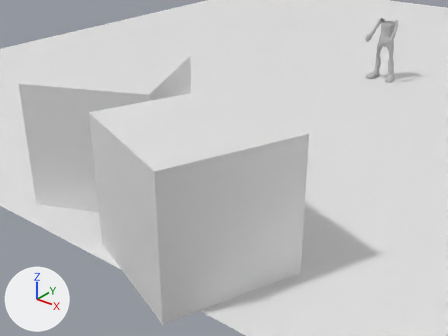
An edit to the Blender file Assets/FBX/player_viewmodel.blend, drawn before and after from the same camera.
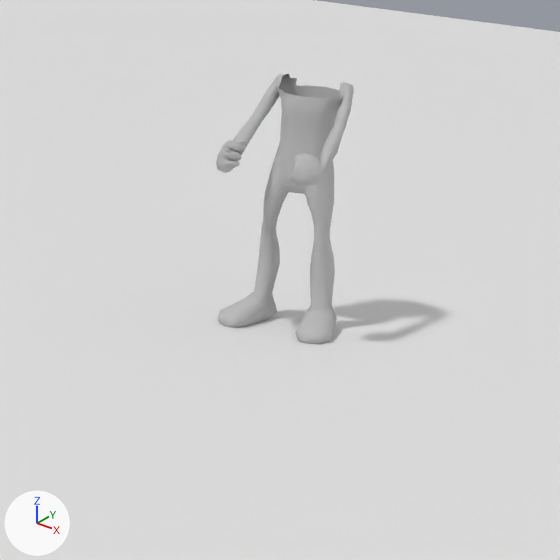
Each version is shown whole from a 50 mm lens placed at (18.09, -40.96, 13.71), pointed at (-0.43, -17.81, -0.64), then close up on the part from 70% to 100% of the width and 0% to 40% of the height. Every picture has the same lights, and +X, +Y and +Z are marked at lower left. Both versions are drawn at frame 0 of the action 'Camera_Idle'; the numbers are the values there.

Names of what the first close-up shows: 'Plane', 'body:RoadKillOut'.
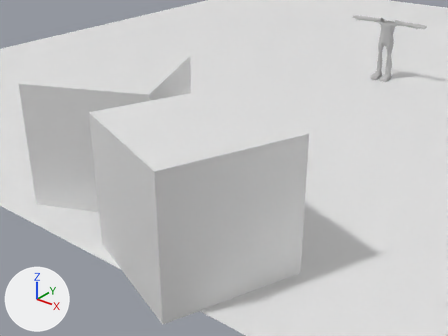
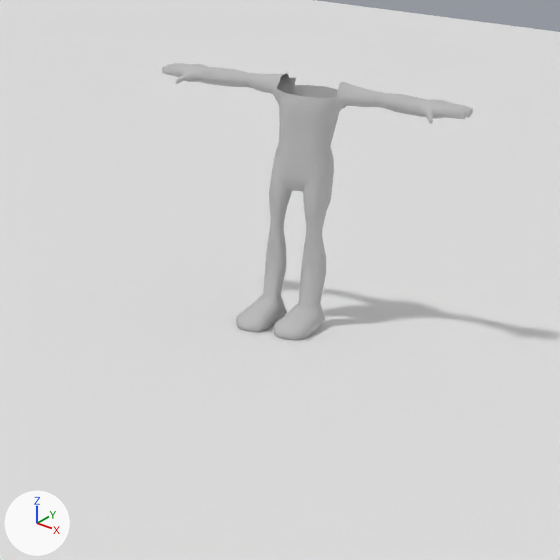
Where the change shows, as pixel boxes (x1, y1, x2, y2) in the close-ups (560 x 560 px):
'body:RoadKillOut', posed (124% wider): before (216, 74, 354, 344); after (162, 63, 473, 340)

Patch to the scene script:
```diff
--- a/Assets/FBX/player_viewmodel.blend.py
+++ b/Assets/FBX/player_viewmodel.blend.py
@@ bone_thumb_01_l @@
 bone_thumb_01_l = bpy.data.objects['rig'].pose.bones['thumb.01.L']  # child of 'MCH-thumb.01.L'
-bone_thumb_01_l.rotation_quaternion = (0.99, 0.138, -0.003, 0.014)  # degrees (16, -1, 2)
+bone_thumb_01_l.rotation_quaternion = (1.0, 0.0, 0.0, 0.0)  # degrees (0, 0, 0)
@@ bone_thumb_02_l @@
 bone_thumb_02_l = bpy.data.objects['rig'].pose.bones['thumb.02.L']  # child of 'MCH-thumb.02.L'
-bone_thumb_02_l.rotation_quaternion = (0.965, 0.18, -0.157, 0.112)  # degrees (19, -20, 10)
+bone_thumb_02_l.rotation_quaternion = (1.0, 0.0, 0.0, 0.0)  # degrees (0, 0, 0)
@@ bone_thumb_03_l @@
 bone_thumb_03_l = bpy.data.objects['rig'].pose.bones['thumb.03.L']  # child of 'MCH-thumb.03.L'
-bone_thumb_03_l.rotation_quaternion = (0.95, 0.188, -0.177, 0.177)  # degrees (19, -24, 17)
+bone_thumb_03_l.rotation_quaternion = (1.0, 0.0, 0.0, 0.0)  # degrees (0, 0, 0)
@@ bone_f_middle_01_l @@
 bone_f_middle_01_l = bpy.data.objects['rig'].pose.bones['f_middle.01.L']  # child of 'MCH-f_middle.01.L'
-bone_f_middle_01_l.rotation_quaternion = (0.989, 0.15, 0.0, 0.0)  # degrees (17, 0, 0)
+bone_f_middle_01_l.rotation_quaternion = (1.0, 0.0, 0.0, 0.0)  # degrees (0, 0, 0)
@@ bone_f_middle_02_l @@
 bone_f_middle_02_l = bpy.data.objects['rig'].pose.bones['f_middle.02.L']  # child of 'MCH-f_middle.02.L'
-bone_f_middle_02_l.rotation_quaternion = (0.598, 0.801, 0.0, 0.0)  # degrees (107, 0, 0)
+bone_f_middle_02_l.rotation_quaternion = (1.0, 0.0, 0.0, 0.0)  # degrees (0, 0, 0)
@@ bone_f_middle_03_l @@
 bone_f_middle_03_l = bpy.data.objects['rig'].pose.bones['f_middle.03.L']  # child of 'MCH-f_middle.03.L'
-bone_f_middle_03_l.rotation_quaternion = (0.832, 0.554, 0.0, 0.0)  # degrees (67, 0, 0)
+bone_f_middle_03_l.rotation_quaternion = (1.0, 0.0, 0.0, 0.0)  # degrees (0, 0, 0)
@@ bone_f_ring_01_l @@
 bone_f_ring_01_l = bpy.data.objects['rig'].pose.bones['f_ring.01.L']  # child of 'MCH-f_ring.01.L'
-bone_f_ring_01_l.rotation_quaternion = (0.989, 0.15, 0.0, 0.0)  # degrees (17, 0, 0)
+bone_f_ring_01_l.rotation_quaternion = (1.0, 0.0, 0.0, 0.0)  # degrees (0, 0, 0)
@@ bone_f_ring_02_l @@
 bone_f_ring_02_l = bpy.data.objects['rig'].pose.bones['f_ring.02.L']  # child of 'MCH-f_ring.02.L'
-bone_f_ring_02_l.rotation_quaternion = (0.527, 0.85, 0.0, 0.0)  # degrees (116, 0, 0)
+bone_f_ring_02_l.rotation_quaternion = (1.0, 0.0, 0.0, 0.0)  # degrees (0, 0, 0)
@@ bone_f_ring_03_l @@
 bone_f_ring_03_l = bpy.data.objects['rig'].pose.bones['f_ring.03.L']  # child of 'MCH-f_ring.03.L'
-bone_f_ring_03_l.rotation_quaternion = (0.883, 0.418, 0.071, -0.204)  # degrees (48, 17, -18)
+bone_f_ring_03_l.rotation_quaternion = (1.0, 0.0, 0.0, 0.0)  # degrees (0, 0, 0)
@@ bone_f_pinky_01_l @@
 bone_f_pinky_01_l = bpy.data.objects['rig'].pose.bones['f_pinky.01.L']  # child of 'MCH-f_pinky.01.L'
-bone_f_pinky_01_l.rotation_quaternion = (0.866, 0.493, -0.089, -0.011)  # degrees (60, -8, -6)
+bone_f_pinky_01_l.rotation_quaternion = (1.0, 0.0, 0.0, 0.0)  # degrees (0, 0, 0)
@@ bone_f_pinky_02_l @@
 bone_f_pinky_02_l = bpy.data.objects['rig'].pose.bones['f_pinky.02.L']  # child of 'MCH-f_pinky.02.L'
-bone_f_pinky_02_l.rotation_quaternion = (0.639, 0.769, 0.0, 0.0)  # degrees (101, 0, 0)
+bone_f_pinky_02_l.rotation_quaternion = (1.0, 0.0, 0.0, 0.0)  # degrees (0, 0, 0)
@@ bone_thumb_01_r @@
 bone_thumb_01_r = bpy.data.objects['rig'].pose.bones['thumb.01.R']  # child of 'MCH-thumb.01.R'
-bone_thumb_01_r.rotation_quaternion = (0.989, 0.093, 0.089, -0.078)  # degrees (10, 11, -8)
+bone_thumb_01_r.rotation_quaternion = (1.0, 0.0, 0.0, 0.0)  # degrees (0, 0, 0)
@@ bone_thumb_02_r @@
 bone_thumb_02_r = bpy.data.objects['rig'].pose.bones['thumb.02.R']  # child of 'MCH-thumb.02.R'
-bone_thumb_02_r.rotation_quaternion = (0.967, 0.23, 0.107, -0.021)  # degrees (27, 12, 0)
+bone_thumb_02_r.rotation_quaternion = (1.0, 0.0, 0.0, 0.0)  # degrees (0, 0, 0)
@@ bone_thumb_03_r @@
 bone_thumb_03_r = bpy.data.objects['rig'].pose.bones['thumb.03.R']  # child of 'MCH-thumb.03.R'
-bone_thumb_03_r.rotation_quaternion = (0.933, 0.021, 0.254, 0.254)  # degrees (11, 28, 33)
+bone_thumb_03_r.rotation_quaternion = (1.0, 0.0, 0.0, 0.0)  # degrees (0, 0, 0)
@@ bone_f_middle_02_r @@
 bone_f_middle_02_r = bpy.data.objects['rig'].pose.bones['f_middle.02.R']  # child of 'MCH-f_middle.02.R'
-bone_f_middle_02_r.rotation_quaternion = (0.643, 0.764, 0.052, 0.0)  # degrees (100, 4, 5)
+bone_f_middle_02_r.rotation_quaternion = (1.0, 0.0, 0.0, 0.0)  # degrees (0, 0, 0)
@@ bone_f_middle_03_r @@
 bone_f_middle_03_r = bpy.data.objects['rig'].pose.bones['f_middle.03.R']  # child of 'MCH-f_middle.03.R'
-bone_f_middle_03_r.rotation_quaternion = (0.746, 0.666, 0.004, 0.004)  # degrees (83, 0, 1)
+bone_f_middle_03_r.rotation_quaternion = (1.0, 0.0, 0.0, 0.0)  # degrees (0, 0, 0)
@@ bone_f_ring_02_r @@
 bone_f_ring_02_r = bpy.data.objects['rig'].pose.bones['f_ring.02.R']  # child of 'MCH-f_ring.02.R'
-bone_f_ring_02_r.rotation_quaternion = (0.567, 0.824, 0.001, 0.004)  # degrees (111, 0, 0)
+bone_f_ring_02_r.rotation_quaternion = (1.0, 0.0, 0.0, 0.0)  # degrees (0, 0, 0)
@@ bone_f_ring_03_r @@
 bone_f_ring_03_r = bpy.data.objects['rig'].pose.bones['f_ring.03.R']  # child of 'MCH-f_ring.03.R'
-bone_f_ring_03_r.rotation_quaternion = (0.859, 0.5, 0.047, 0.101)  # degrees (60, -1, 13)
+bone_f_ring_03_r.rotation_quaternion = (1.0, 0.0, 0.0, 0.0)  # degrees (0, 0, 0)
@@ bone_f_pinky_01_r @@
 bone_f_pinky_01_r = bpy.data.objects['rig'].pose.bones['f_pinky.01.R']  # child of 'MCH-f_pinky.01.R'
-bone_f_pinky_01_r.rotation_quaternion = (0.887, 0.461, 0.0, 0.0)  # degrees (55, 0, 0)
+bone_f_pinky_01_r.rotation_quaternion = (1.0, 0.0, 0.0, 0.0)  # degrees (0, 0, 0)
@@ bone_f_pinky_02_r @@
 bone_f_pinky_02_r = bpy.data.objects['rig'].pose.bones['f_pinky.02.R']  # child of 'MCH-f_pinky.02.R'
-bone_f_pinky_02_r.rotation_quaternion = (0.547, 0.816, 0.13, -0.131)  # degrees (113, 21, 4)
+bone_f_pinky_02_r.rotation_quaternion = (1.0, 0.0, 0.0, 0.0)  # degrees (0, 0, 0)
@@ bone_hand_ik_r @@
 bone_hand_ik_r = bpy.data.objects['rig'].pose.bones['hand.ik.R']  # child of 'root'
-bone_hand_ik_r.location = (0.411, -0.467, -0.447)
-bone_hand_ik_r.rotation_euler = (1.553, 2.217, -0.14)  # degrees (89, 127, -8)
-bone_hand_ik_r.scale = (1.03, 0.98, 1.0)
+bone_hand_ik_r.location = (0.0, 0.0, 0.0)
+bone_hand_ik_r.rotation_euler = (0.0, 0.0, 0.0)  # degrees (0, 0, 0)
+bone_hand_ik_r.scale = (1.0, 1.0, 1.0)
@@ bone_hand_ik_l @@
 bone_hand_ik_l = bpy.data.objects['rig'].pose.bones['hand.ik.L']  # child of 'root'
-bone_hand_ik_l.location = (-0.422, -0.492, -0.431)
-bone_hand_ik_l.rotation_euler = (1.676, -2.077, 0.524)  # degrees (96, -119, 30)
+bone_hand_ik_l.location = (0.0, 0.0, 0.0)
+bone_hand_ik_l.rotation_euler = (0.0, 0.0, 0.0)  # degrees (0, 0, 0)
@@ bone_foot_ik_r @@
 bone_foot_ik_r = bpy.data.objects['rig'].pose.bones['foot.ik.R']  # child of 'root'
-bone_foot_ik_r.location = (-0.073, 0.0, 0.0)
-bone_foot_ik_r.rotation_quaternion = (0.991, 0.0, 0.0, -0.137)  # degrees (0, 0, -16)
+bone_foot_ik_r.location = (0.0, 0.0, 0.0)
+bone_foot_ik_r.rotation_quaternion = (1.0, 0.0, 0.0, 0.0)  # degrees (0, 0, 0)
@@ bone_foot_ik_l @@
 bone_foot_ik_l = bpy.data.objects['rig'].pose.bones['foot.ik.L']  # child of 'root'
-bone_foot_ik_l.location = (0.084, 0.0, 0.0)
-bone_foot_ik_l.rotation_quaternion = (0.991, 0.0, 0.0, 0.133)  # degrees (0, 0, 15)
+bone_foot_ik_l.location = (0.0, 0.0, 0.0)
+bone_foot_ik_l.rotation_quaternion = (1.0, 0.0, 0.0, 0.0)  # degrees (0, 0, 0)
@@ bone_torso @@
 bone_torso = bpy.data.objects['rig'].pose.bones['torso']  # child of 'root'
-bone_torso.location = (0.0, 0.0, -0.007)
+bone_torso.location = (0.0, 0.0, 0.0)
@@ bone_spine @@
 bone_spine = bpy.data.objects['rig'].pose.bones['spine']  # child of 'MCH-par_spine'
-bone_spine.rotation_quaternion = (0.999, -0.054, 0.0, 0.0)  # degrees (-6, 0, 0)
+bone_spine.rotation_quaternion = (1.0, 0.0, 0.0, 0.0)  # degrees (0, 0, 0)
```
